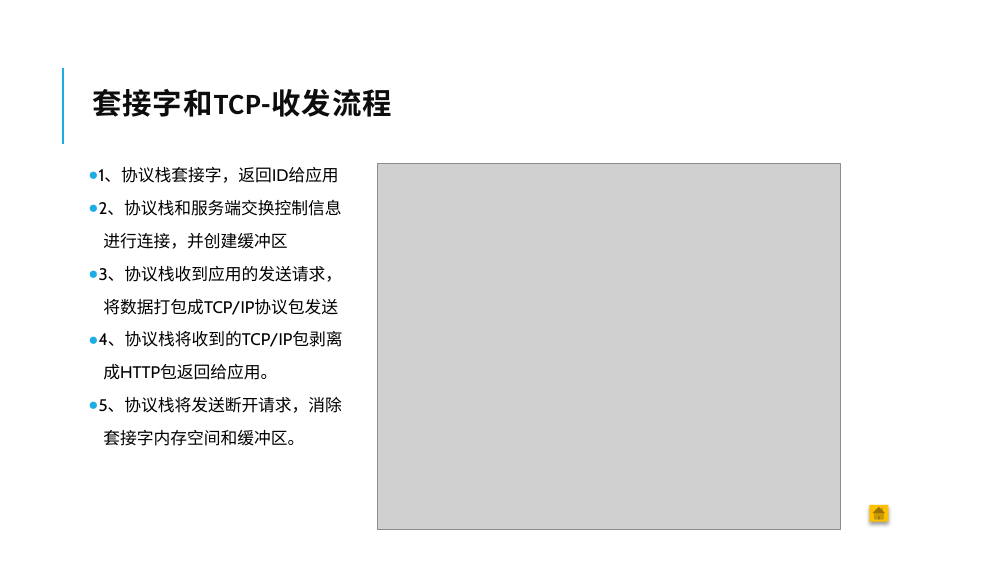
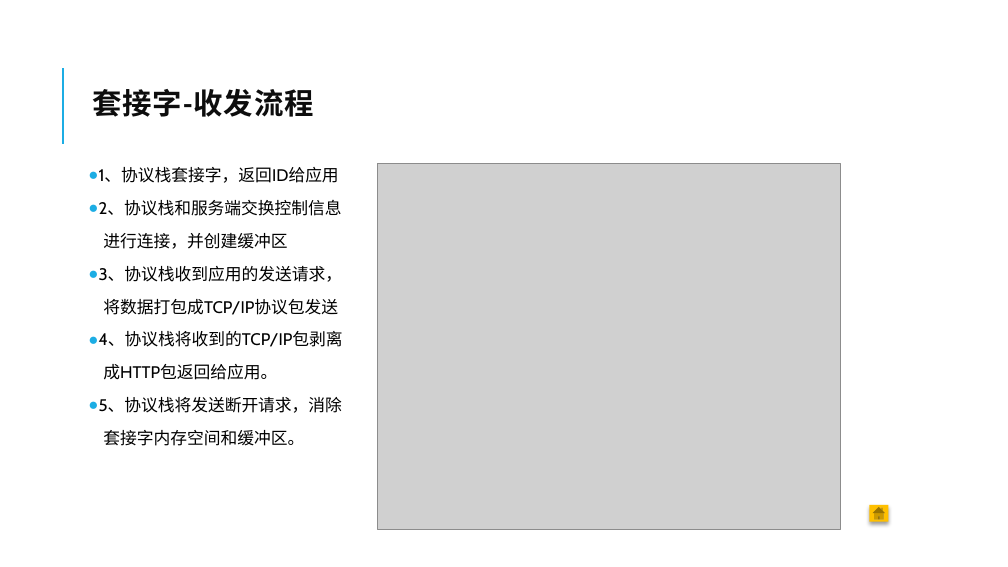
Before and after one commit to sleepingWhiteFish/CAGST, a slide deck: slide 26 of 网络是怎样连接的.pptx. Drawn at 1008x567 pixels with LibreOffice and Linux fonts; fonts in the diff are those of the drawing; grey boxes stand for pictures. Boxes give left, top, right and bottom in pixels: in the first picture for what was removed or moved away, otherwise in the second. Text is boxed around its words. In the diff, an @@ line names an element or a change of style, - is before the commit and + after.

```diff
--- a/网络是怎样连接的.pptx
+++ b/网络是怎样连接的.pptx
@@ title at [92,89,314,117]: text changed @@
-套接字和TCP-收发流程
+套接字-收发流程
```
Also in this commit, not shown: 10 other slides changed, 17 slides added, 22 slides removed.
